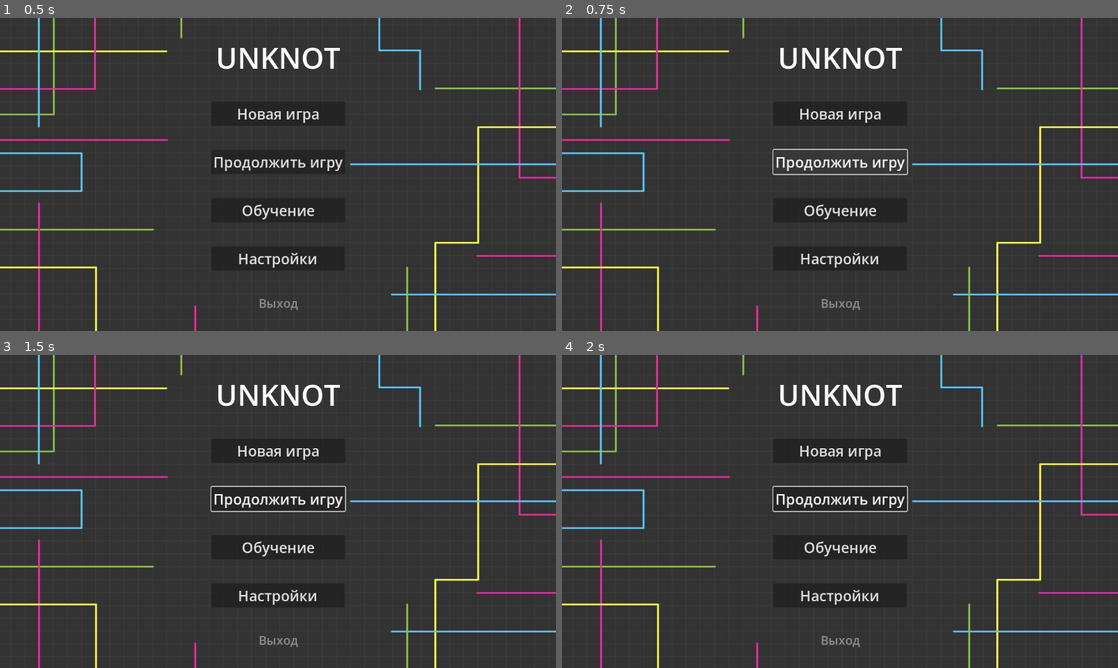
Above: before the commit, frames 1-4 (two rows, left to right).
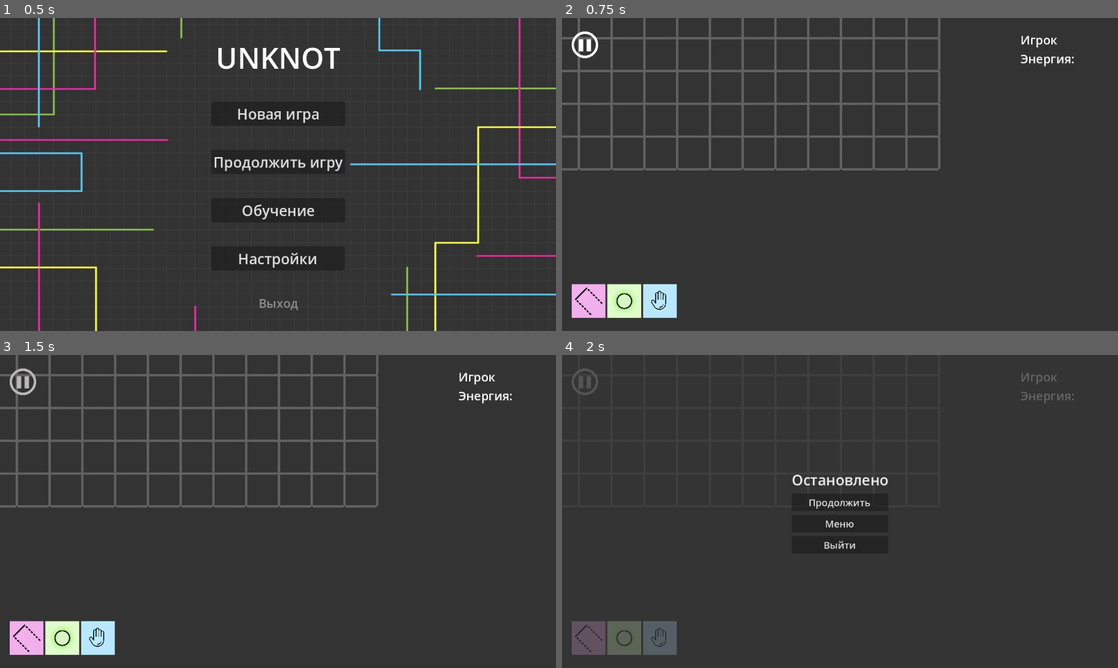
Above: after the commit, the same moments.

Repository: Rwarazor/UnknotGame
Game: Godot game, scene res://Scenes/menu.tscn
Same seed, same stepped clock (60 frames per second), same inputs: the game is played once before the commit and once after it.
Inputs (mouse positions are in pixels of both pictures, inside the frame that each line leads up to):
- Up to frame 1 (0.5 s): no input
- Up to frame 2 (0.75 s): click "Продолжить игру" at 0.5 s
- Up to frame 3 (1.5 s): click (22, 383) at 1.27 s
- Up to frame 4 (2 s): no input

Frame 1 is identical in both runs. In frame 2, 13% of the frame differs, in the area x 0-100%, y 0-100%; in frame 3, 13%; in frame 4, 8.6%.
Error after the commit: Invalid call. Nonexistent function 'load' in base 'Node'. (res://Scripts/game.gd:79)

Commit message:
Implement save system

Diff:
--- a/project/Scenes/game.tscn
+++ b/project/Scenes/game.tscn
@@ -303,3 +303,4 @@
 [connection signal="vertexHovered" from="VertexTileMap" to="." method="_on_vertex_hovered"]
 [connection signal="vertexPressed" from="VertexTileMap" to="." method="_on_vertex_pressed"]
 [connection signal="vertexUnhovered" from="VertexTileMap" to="." method="_on_vertex_unhovered"]
+[connection signal="save" from="CanvasLayer/PausedMenu" to="." method="_on_save"]
--- a/project/Scripts/Menu.gd
+++ b/project/Scripts/Menu.gd
@@ -11,7 +11,8 @@
 func _on_continue_game_button_pressed():
 	button_click_sound.play()
 	await get_tree().create_timer(0.15).timeout
-	pass # Продолжить игру
+	Global.do_load = true
+	get_tree().change_scene_to_file("res://Scenes/game.tscn")
 
 
 func _on_tutorial_button_pressed():
--- a/project/Scripts/game.gd
+++ b/project/Scripts/game.gd
@@ -43,6 +43,9 @@
 	button_click_sound.play()
 	await get_tree().create_timer(0.15).timeout
 	get_node("CanvasLayer/PausedMenu")._is_paused = !get_node("CanvasLayer/PausedMenu")._is_paused
+
+func _on_save() -> void:
+	_save()
 
 func _on_edge_button_pressed():
 	button_click_sound.play()
@@ -68,7 +71,24 @@
 	$UI/MarginContainer/VBoxContainer2/PlayerLabel.add_theme_color_override("font_color", color)
 	$UI/MarginContainer/VBoxContainer2/EnergyLabel.add_theme_color_override("font_color", color)
 
+func _save() -> void:
+	$UnknoterNode.set_current_player(current_player)
+	$UnknoterNode.save("user://game.save")
+
+func _load() -> void:
+	$UnknoterNode.load("user://game.save")
+	WIDTH_TILES = $UnknoterNode.get_width()
+	HEIGHT_TILES = $UnknoterNode.get_height()
+	Global.players = $UnknoterNode.get_players()
+	current_player = $UnknoterNode.get_current_player()
+
 func _ready() -> void:
+	if Global.do_load:
+		Global.do_load = false
+		_load()
+	else:
+		$UnknoterNode.reset(Global.players, WIDTH_TILES, HEIGHT_TILES)
+
 	$VertexTileMap.reset(WIDTH_TILES, HEIGHT_TILES)
 	$EdgeTileMap.reset(WIDTH_TILES, HEIGHT_TILES)
 	_on_move_button_pressed()
@@ -80,9 +100,6 @@
 		ZOOM_BORDERS_INFLATE_Y
 	)
 	$Zoom.set_bounds(field_bounds + inflate)
-
-	# TODO: fix later
-	$UnknoterNode.reset(Global.players, 30, 30)
 
 	for player in range(Global.players):
 		var color = game_colors[randf_range(0, 4)]
@@ -107,7 +124,7 @@
 				var upper = $UnknoterNode.get_upper_vertex_player(x, y)
 				if upper != -1:
 					$VertexTileMap.change_tile(upper, Vector2i(x, y), VERTEX_TILE_COLOR)
-	_update_labels(1, 2, player_colors[0])
+	_update_labels(current_player + 1, 2, player_colors[current_player])
 func is_edge_alt(edge: Vector2i) -> int:
 	return edge[0] & 1
 
--- a/project/Scripts/global.gd
+++ b/project/Scripts/global.gd
@@ -1,3 +1,5 @@
 extends Node
 
 var players = 0
+
+var do_load = false
--- a/project/paused_menu.gd
+++ b/project/paused_menu.gd
@@ -1,4 +1,6 @@
 extends Control
+
+signal save
 
 @onready var button_click_sound = $ButtonClickSound
 var _is_paused:bool = false:
@@ -22,10 +24,12 @@
 	button_click_sound.play()
 	await get_tree().create_timer(0.15).timeout
 	_is_paused = false
+	emit_signal("save")
 	get_tree().change_scene_to_file("res://Scenes/menu.tscn")
 
 
 func _on_quit_button_pressed():
 	button_click_sound.play()
 	await get_tree().create_timer(0.15).timeout
+	emit_signal("save")
 	get_tree().quit()
